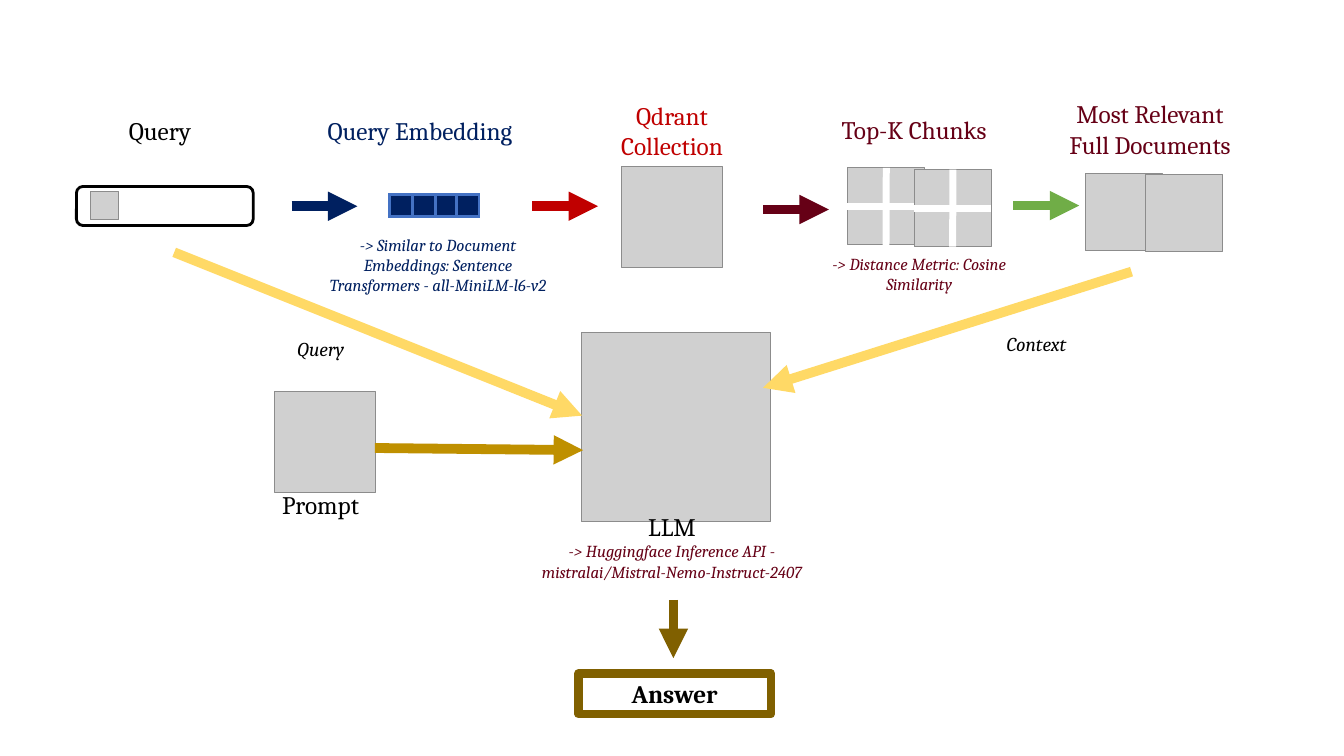
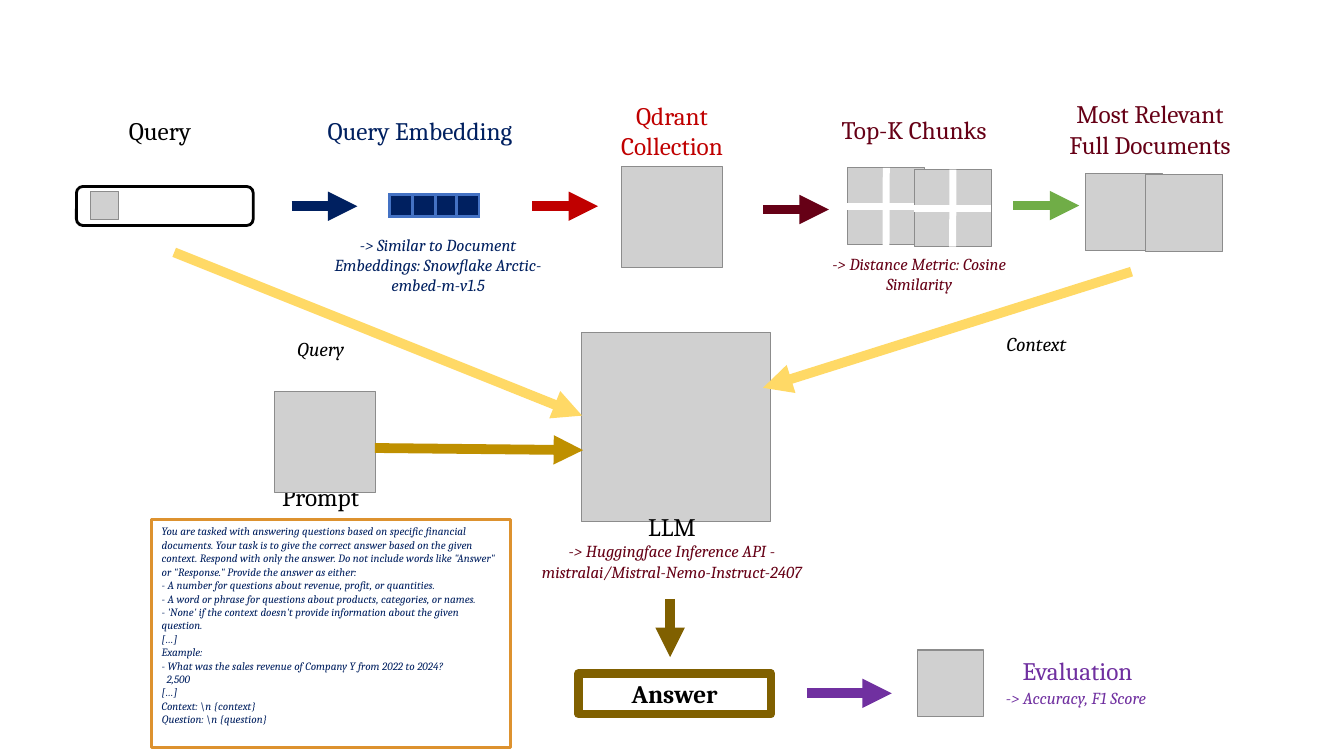
Before and after one commit to gsindlinger/TabTree-Table-QA-on-Full-Documents, a slide deck: slide 2 of Grafiken.pptx. Drawn at 1344x756 pixels with LibreOffice and Linux fonts; fonts in the diff are those of the drawing; grey boxes stand for pictures. Boxes give left, top, right and bottom in pixels: in the first picture for what was removed or moved away, otherwise in the second. Text is boxed around its words. In the diff, an @@ line names an element or a change of style, - is before the commit and + after.

Commit message:
finished evaluation and included .env file

```diff
--- a/Grafiken.pptx
+++ b/Grafiken.pptx
@@ text at (x1=335, y1=239, x2=541, y2=291): text changed @@
--> Similar to Document Embeddings: Sentence Transformers - all-MiniLM-l6-v2
+-> Similar to Document Embeddings: Snowflake Arctic-embed-m-v1.5
@@ text "Prompt" rewrapped from (x1=282, y1=491, x2=359, y2=520) to (x1=282, y1=492, x2=359, y2=512) @@
@@ rectangle added at (x1=152, y1=520, x2=511, y2=748), outline #DD922F 2 pt, 8 pt, text #002060, italic @@
+You are tasked with answering questions based on specific financial documents. Your task is to give the correct answer based on the given context. Respond with only the answer. Do not include words like "Answer" or "Response." Provide the answer as either:
+- A number for questions about revenue, profit, or quantities.
+- A word or phrase for questions about products, categories, or names.
+- 'None' if the context doesn't provide information about the given question.
+[…]
+Example:
+- What was the sales revenue of Company Y from 2022 to 2024?
+2,500
+[…]
+Context: \n {context}
+Question: \n {question}
@@ arrow moved from (674, 600) - (674, 658) to (670, 599) - (670, 657) @@
@@ picture added at (x1=918, y1=650, x2=984, y2=717) @@
@@ text added at (x1=1023, y1=662, x2=1133, y2=681), 18 pt, text #7030A0 @@
+Evaluation
@@ arrow added from (808, 694) to (892, 694), #7030A0 7 pt @@
@@ text added at (x1=1023, y1=692, x2=1146, y2=708), 12 pt, text #7030A0, italic @@
+-> Accuracy, F1 Score
```
Also in this commit, not shown: 1 other slide changed, 15 other files.
